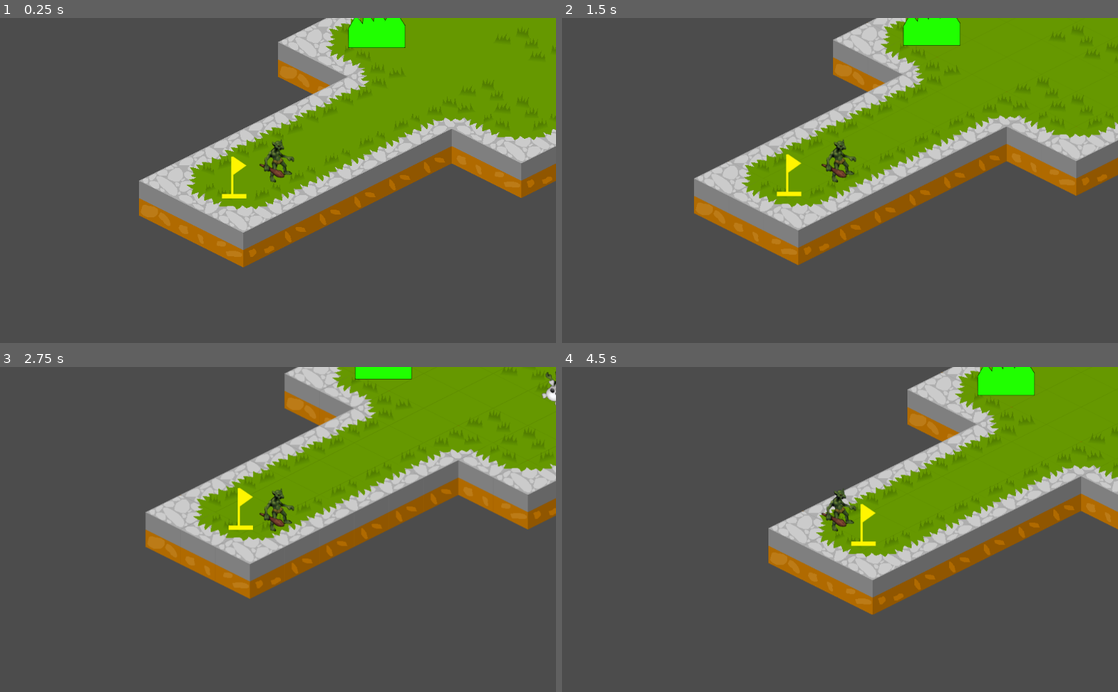
Above: before the commit, frames 1-4 (two rows, left to right).
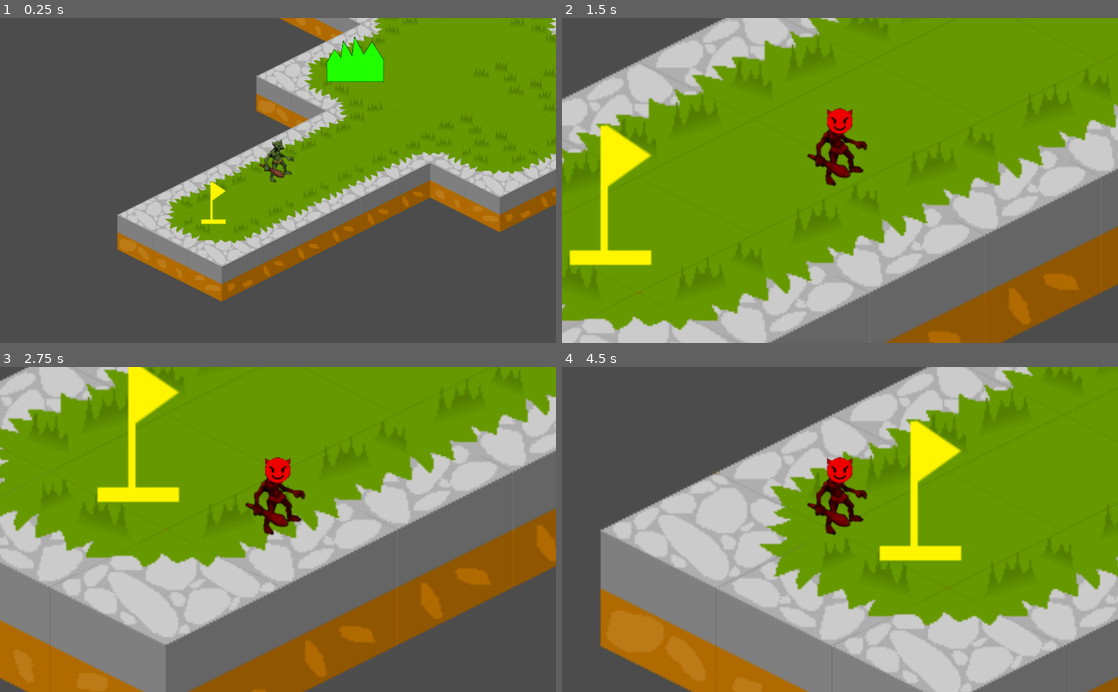
Above: after the commit, the same moments.

Repository: HIqueRS/Motores
Game: Godot game, scene res://FaseHique.tscn
The game is run twice, just before and just after one commit, with the same random seed, the same clock (stepped at 60 frames per second) and the same inputs. This scene is started directly instead of the project's main scene.
Inputs:
- Up to frame 1 (0.25 s): no input
- Up to frame 2 (1.5 s): tap Enter at 0.5 s; hold Right (move_right) 0.53-1.28 s; hold Down (move_bottom) 0.53-1.28 s; hold Left (move_left) from 1.28 s (still down); tap 1 (polymorph) at 1.35 s
- Up to frame 3 (2.75 s): release Left (move_left) at 2.03 s; hold Right (move_right) from 2.03 s (still down); hold Down (move_bottom) from 2.03 s (still down)
- Up to frame 4 (4.5 s): release Right (move_right) at 2.78 s; release Down (move_bottom) at 2.78 s; hold Up (move_up) 2.78-3.53 s; tap 1 (polymorph) at 2.85, 4.35 s; hold Down (move_bottom) 3.53-4.28 s; hold Left (move_left) from 3.53 s (still down)

The runs differ from the first frame. In frame 1, 29% of the frame differs, in the area x 21-100%, y 0-88%; in frame 2, 78%; in frame 3, 78%, in the area x 0-100%, y 0-100%; in frame 4, 65%.

Commit message:
fiz umas parada ai
sla n lembro td

Diff:
--- a/2D_Isometric_Demo/FaseHique.tscn
+++ b/2D_Isometric_Demo/FaseHique.tscn
@@ -5,7 +5,7 @@
 [ext_resource path="res://inimigo.png" type="Texture" id=3]
 [ext_resource path="res://Teste.gd" type="Script" id=4]
 [ext_resource path="res://animal.png" type="Texture" id=5]
-[ext_resource path="res://troll.tscn" type="PackedScene" id=6]
+[ext_resource path="res://Polymorph.tscn" type="PackedScene" id=6]
 [ext_resource path="res://flag.png" type="Texture" id=7]
 [ext_resource path="res://moita.png" type="Texture" id=8]
 
@@ -632,12 +632,11 @@
 [node name="Sprite" type="Sprite" parent="Fase/Animal"]
 texture = ExtResource( 5 )
 
-[node name="troll" parent="Fase" instance=ExtResource( 6 )]
-position = Vector2( 0, -64 )
+[node name="Player" parent="Fase" instance=ExtResource( 6 )]
+position = Vector2( 39.6667, -126.934 )
 
 [node name="Trigo" type="Node2D" parent="Fase"]
-editor/display_folded = true
-position = Vector2( -74.2787, -75.509 )
+position = Vector2( -72.692, -91.3757 )
 __meta__ = {
 "_edit_group_": true
 }
@@ -692,7 +691,6 @@
 cast_to = Vector2( 300, 0 )
 
 [node name="Moita" type="Node2D" parent="Fase"]
-editor/display_folded = true
 position = Vector2( 642.338, -556.105 )
 scale = Vector2( 0.5, 0.5 )
 __meta__ = {
@@ -727,10 +725,7 @@
 position = Vector2( -65.5938, -57.0591 )
 shape = SubResource( 62 )
 
-[connection signal="body_entered" from="Fase/Enemy2/Path2D/PathFollow2D/KinematicBody2D/Area2D" to="Fase/troll" method="_on_Area2D_body_entered"]
 [connection signal="body_entered" from="Fase/Animal/Animal_Area" to="Fase/Animal" method="_on_Animal_Area_body_entered"]
-[connection signal="body_entered" from="Fase/Trigo/Flag" to="Fase/troll" method="_on_Flag_body_entered"]
-[connection signal="body_entered" from="Fase/Enemy/Path2D/PathFollow2D/KinematicBody2D/Area2D" to="Fase/troll" method="_on_Area2D_body_entered"]
 [connection signal="body_entered" from="Fase/Moita/Sprite_Moita/Area_Moita" to="Fase/Enemy/Path2D/PathFollow2D/KinematicBody2D" method="_on_Area_Moita_body_entered"]
 [connection signal="body_entered" from="Fase/Moita/Sprite_Moita/Area_Moita" to="Fase/Enemy2/Path2D/PathFollow2D/KinematicBody2D" method="_on_Area_Moita_body_entered"]
 [connection signal="body_exited" from="Fase/Moita/Sprite_Moita/Area_Moita" to="Fase/Enemy/Path2D/PathFollow2D/KinematicBody2D" method="_on_Area_Moita_body_exited"]
--- a/2D_Isometric_Demo/KinematicBody2D.gd
+++ b/2D_Isometric_Demo/KinematicBody2D.gd
@@ -4,7 +4,7 @@
 
 onready var raycast = $RayCast2D
 
-onready var player = get_node("../../../../troll")
+onready var player = get_node("../../../../Player").get_child(0)
 onready var Animal = get_node("../../../../Animal")
 #onready var Path = get_node("../Sprite")
 
--- a/2D_Isometric_Demo/Polymorph.tscn
+++ b/2D_Isometric_Demo/Polymorph.tscn
@@ -3,7 +3,7 @@
 [ext_resource path="res://Polymorph.gd" type="Script" id=1]
 [ext_resource path="res://troll.png" type="Texture" id=2]
 
-[node name="Jogador" type="Node2D"]
+[node name="Player" type="Node2D"]
 script = ExtResource( 1 )
 
 [node name="Sprite" type="Sprite" parent="."]
--- a/2D_Isometric_Demo/Teste.gd
+++ b/2D_Isometric_Demo/Teste.gd
@@ -2,7 +2,7 @@
 
 const MOVE_SPEED = 50
 
-onready var player = get_node("../troll")
+onready var player = get_node("../Player").get_child(0)
 #onready var Path = get_node("../Sprite")
 
 #vou meio q dar merge nos nossos dois codigos pq acho q a sprite bugou tudo
@@ -20,7 +20,7 @@
 	set_physics_process(true)
 
 func _physics_process(delta):
-
+	player = get_node("../Player").get_child(0)
 	if player == null: #testando se tem o troll
 		return
 
@@ -35,6 +35,6 @@
 
 
 func _on_Animal_Area_body_entered(body):
-	if body.name == "troll":
+	if body.name == get_node("../Player").get_child(0).name:
 		print("booora")
 		free = true
--- a/2D_Isometric_Demo/imp.tscn
+++ b/2D_Isometric_Demo/imp.tscn
@@ -1,7 +1,7 @@
 [gd_scene load_steps=4 format=2]
 
 [ext_resource path="res://imp.gd" type="Script" id=1]
-[ext_resource path="res://troll.png" type="Texture" id=2]
+[ext_resource path="res://imp.png" type="Texture" id=2]
 
 [sub_resource type="CircleShape2D" id=1]
 
--- a/2D_Isometric_Demo/troll.tscn
+++ b/2D_Isometric_Demo/troll.tscn
@@ -4,7 +4,7 @@
 [ext_resource path="res://troll.png" type="Texture" id=2]
 
 [sub_resource type="CircleShape2D" id=1]
-radius = 16.0
+radius = 20.8288
 
 [node name="troll" type="KinematicBody2D"]
 script = ExtResource( 1 )
Binary file added: 2D_Isometric_Demo/imp.png
Not shown, added: 2D_Isometric_Demo/imp.png.import
